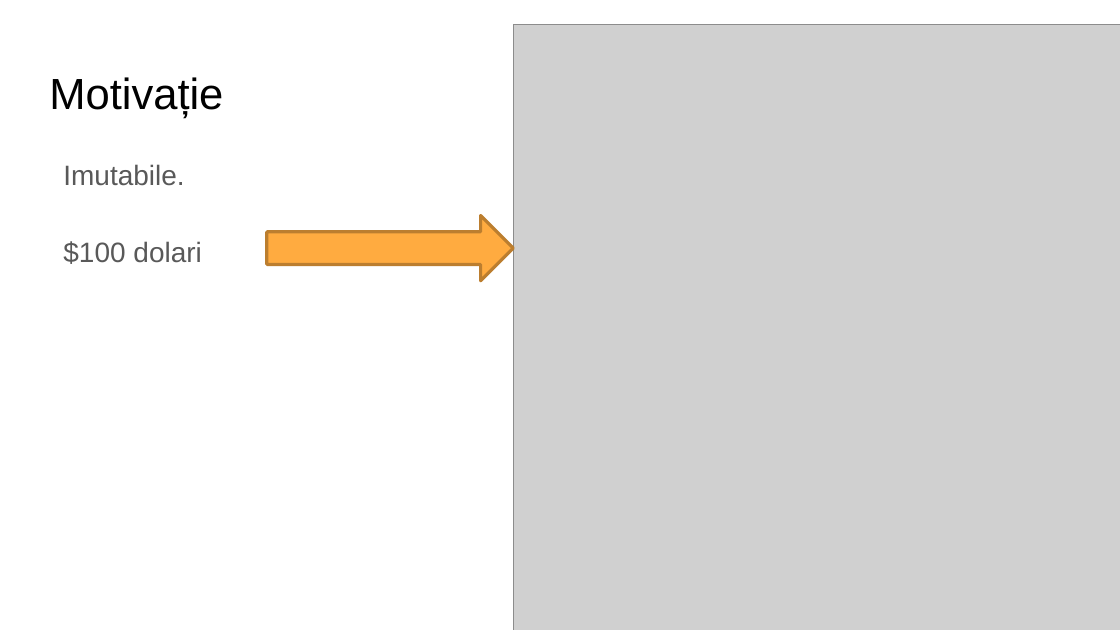
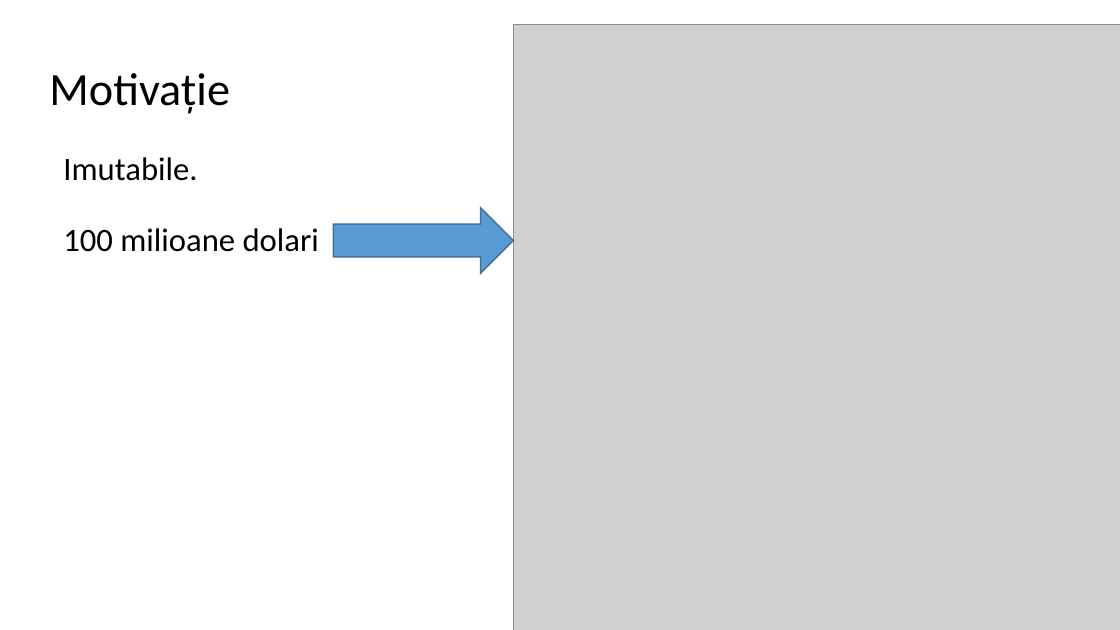
Before and after one commit to CatalinPJ/Licenta2018JoldescuCatalinPetronel, a slide deck: slide 4 of Joldescu Petronel _ prezentare.pptx. Drawn at 1120x630 pixels with LibreOffice and Linux fonts; fonts in the diff are those of the drawing; grey boxes stand for pictures. Boxes give left, top, right and bottom in pixels: in the first picture for what was removed or moved away, otherwise in the second. Text is boxed around its words. In the diff, an @@ line names an element or a change of style, - is before the commit and + after.

```diff
--- a/Joldescu Petronel _ prezentare.pptx
+++ b/Joldescu Petronel _ prezentare.pptx
@@ title "Motivație" at (x1=49, y1=73, x2=230, y2=114): size 28 to 29.7 pt, font Arial to Calibri; line spacing 1 to 0.9 @@
@@ text at (x1=63, y1=157, x2=197, y2=181): size 18 to 21 pt, font Arial to Calibri, text colour #595959 to #000000 in "Imutabile."; line spacing 1.15 to 0.9 @@
@@ right arrow resized from (x1=267, y1=215, x2=513, y2=280) to (x1=334, y1=208, x2=514, y2=273) @@
@@ right arrow at (x1=334, y1=208, x2=514, y2=273): fill #FFAB40 to #5B9BD5; outline #BD7F2F 2 pt to #43739E 1 pt @@
@@ text at (x1=63, y1=228, x2=319, y2=252): text changed; size 18 to 21 pt; font Arial to Calibri; text colour #595959 to #000000 @@
-$100 dolari
+100 milioane dolari
```
Also in this commit, not shown: 9 other slides changed, 4 slides added, 32 other files.
